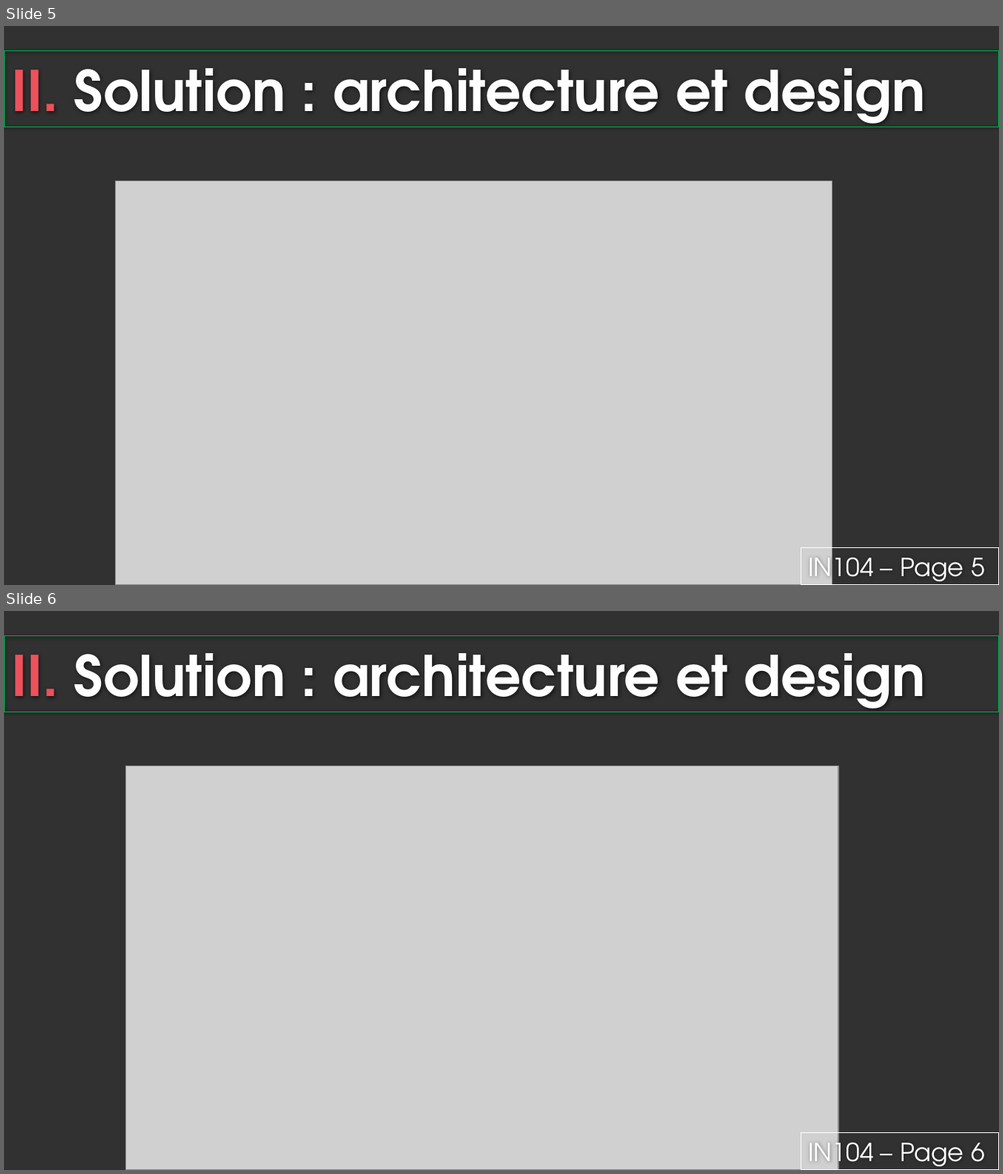
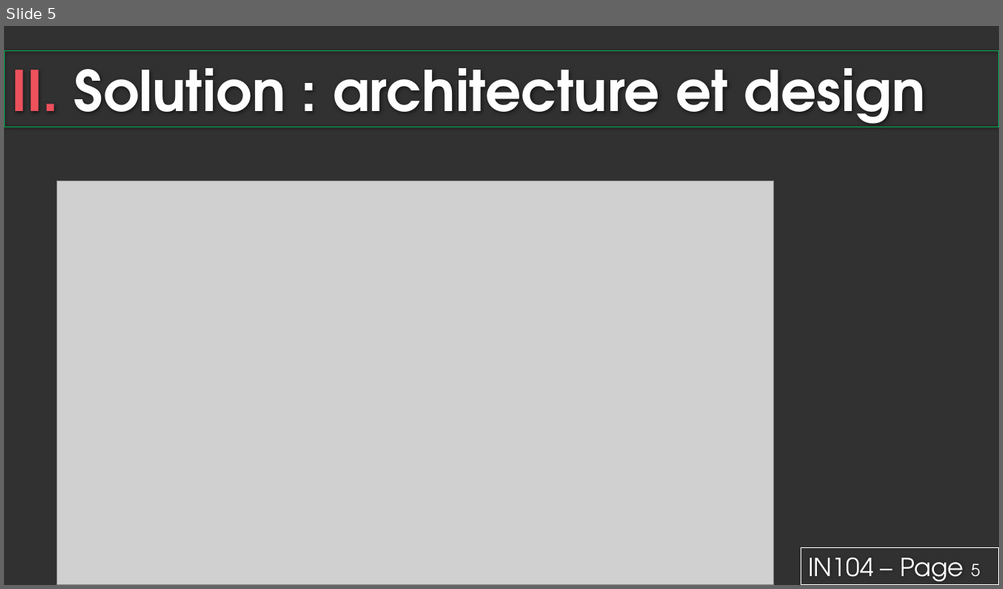
Before and after one commit to laurentlam/labyrinth_solving, a slide deck: Livrables/Présentation.pptx. Shown one above the other, each under a label of ours: slides 5 and 6 before the commit, slide 5 after it. The pictures are 1003x1174 and 1003x589 pixels, drawn with LibreOffice and Linux fonts; fonts in the diff are those of the drawing; grey boxes stand for pictures; background and template pictures are left out. Boxes give left, top, right and bottom in pixels: in the first picture for what was removed or moved away, otherwise in the second. Text is boxed around its words. In the diff, an @@ line names an element or a change of style, - is before the commit and + after.

```diff
--- a/Livrables/Présentation.pptx
+++ b/Livrables/Présentation.pptx
@@ slide 6 removed at <box>4,611,999,1170</box>, background #313131 @@
@@ title removed at <box>4,636,999,712</box> @@
-II. Solution : architecture et design
@@ picture removed at <box>125,766,838,1170</box> @@
@@ rectangle removed at <box>801,1133,999,1170</box> @@
-IN104 – Page 6
@@ slide 5 changed as well @@
@@ picture: place and size @@
-picture at <box>116,181,832,585</box>
+picture at <box>57,181,774,585</box>
@@ rectangle "IN104 – Page 5" at <box>801,548,999,585</box>: size 24 to 16 pt in "5" @@
```
Also in this commit, not shown: 12 other slides changed, 1 slide added, 4 other files.
